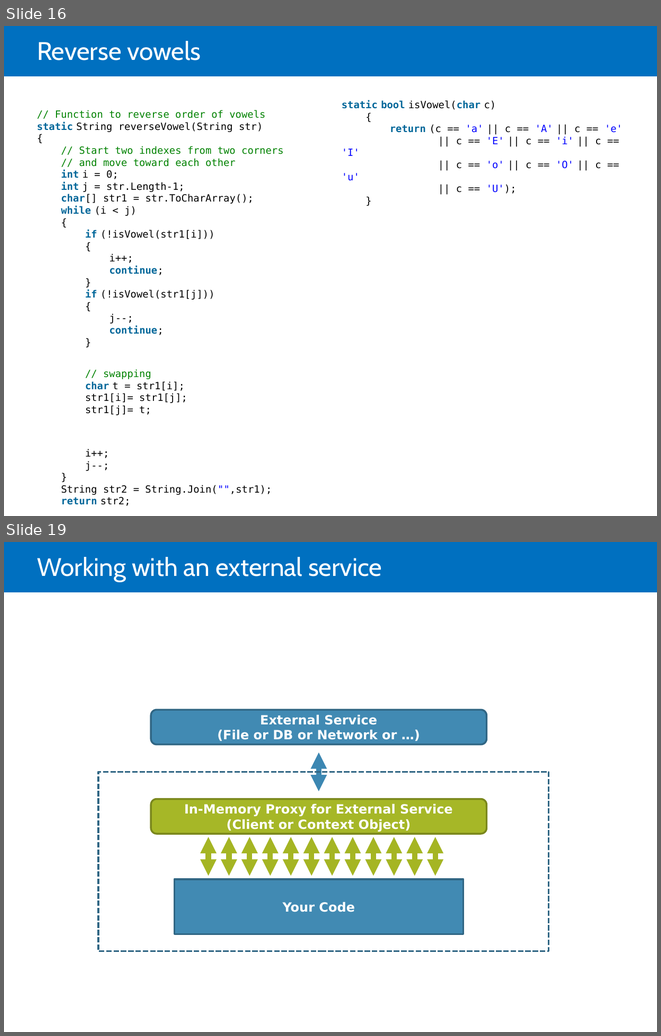
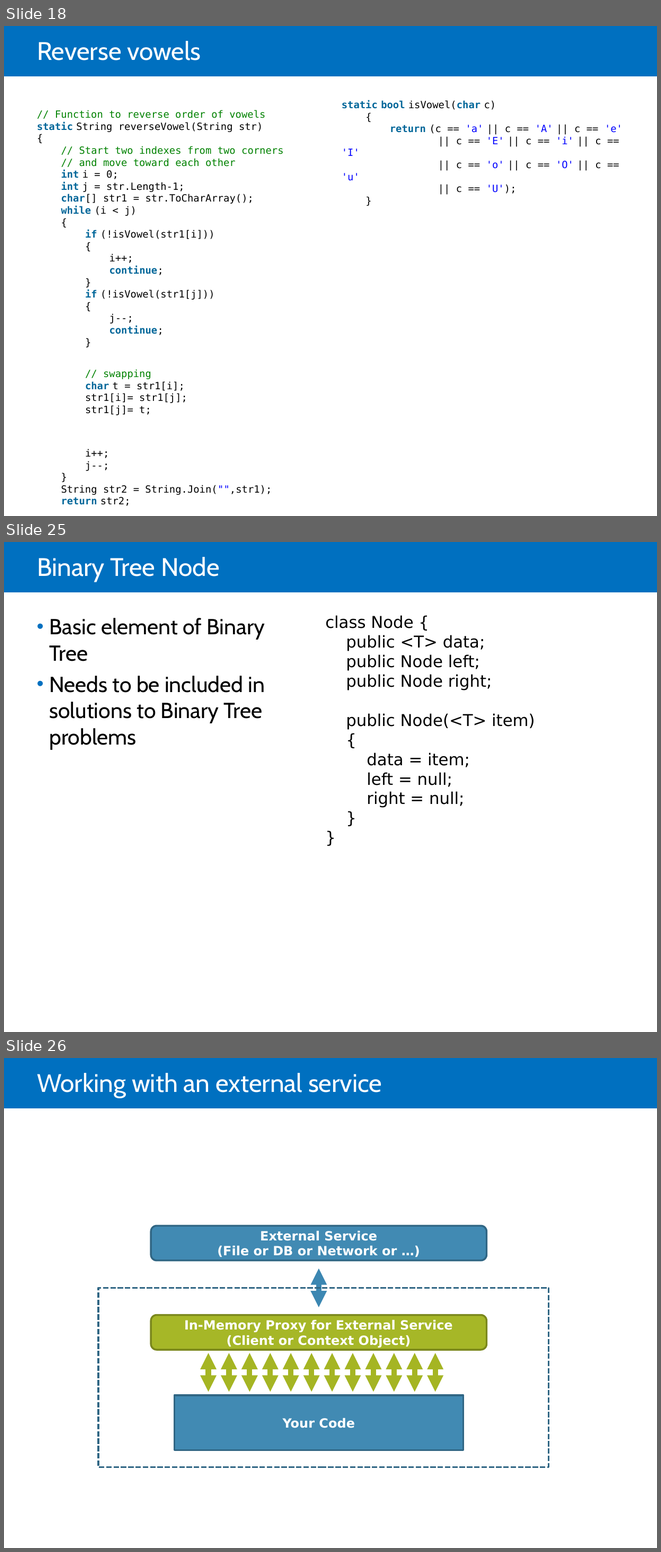
Before and after one commit to jdevr1es/DotnetSlides, a slide deck: DSA Study Guide.pptx. Shown one above the other, each under a label of ours: slides 16 and 19 before the commit, slides 18, 25 and 26 after it; the slides between them are not shown. The pictures are 661x1036 and 661x1552 pixels, drawn with LibreOffice and Linux fonts; fonts in the diff are those of the drawing. Boxes give left, top, right and bottom in pixels: in the first picture for what was removed or moved away, otherwise in the second. Text is boxed around its words. In the diff, an @@ line names an element or a change of style, - is before the commit and + after.

```diff
--- a/DSA Study Guide.pptx
+++ b/DSA Study Guide.pptx
@@ slide 25 added at box(4, 542, 657, 1032), background #FFFFFF; not listed: 1 template element that a slide beside it also shows @@
@@ title added at box(37, 557, 219, 582), 28 pt, text #FFFFFF @@
+Binary Tree Node
@@ text added at box(49, 618, 265, 750), 24 pt, text #000000 @@
+• Basic element of Binary Tree
+• Needs to be included in solutions to Binary Tree problems
@@ text added at box(325, 615, 535, 808), 18 pt, text #000000 @@
+class Node {
+public <T> data;
+public Node left;
+public Node right;
+public Node(<T> item)
+{
+data = item;
+left = null;
+right = null;
+}
+}
@@ what was slide 16 is now slide 18 @@
@@ what was slide 19 is now slide 26 @@
```
Also in this commit, not shown: 6 slides changed, 7 other slides added, 1 slide removed.
